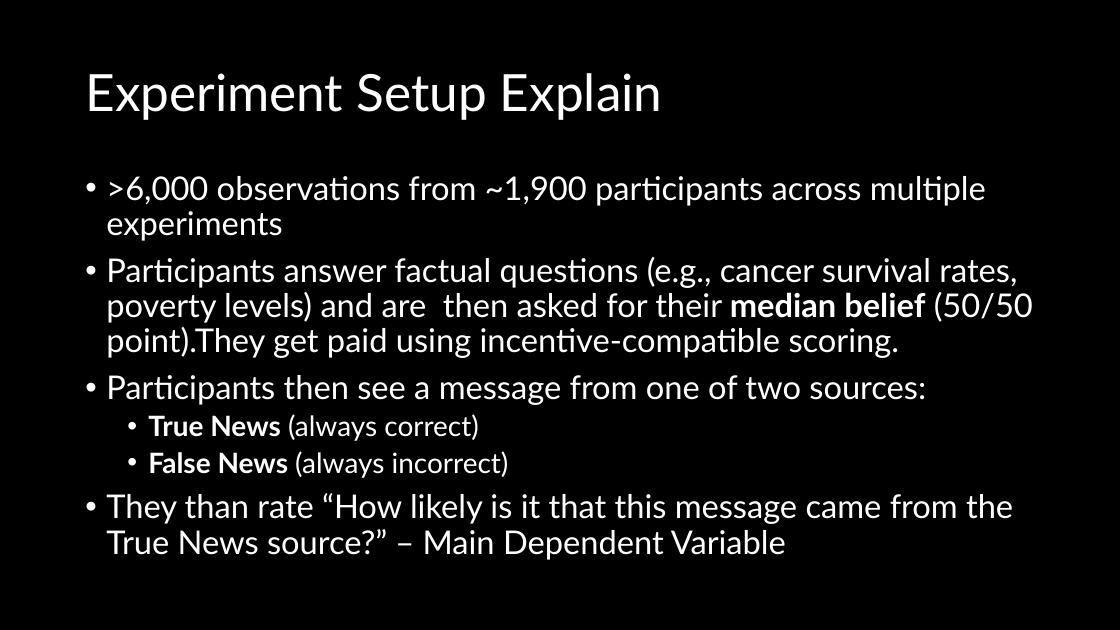
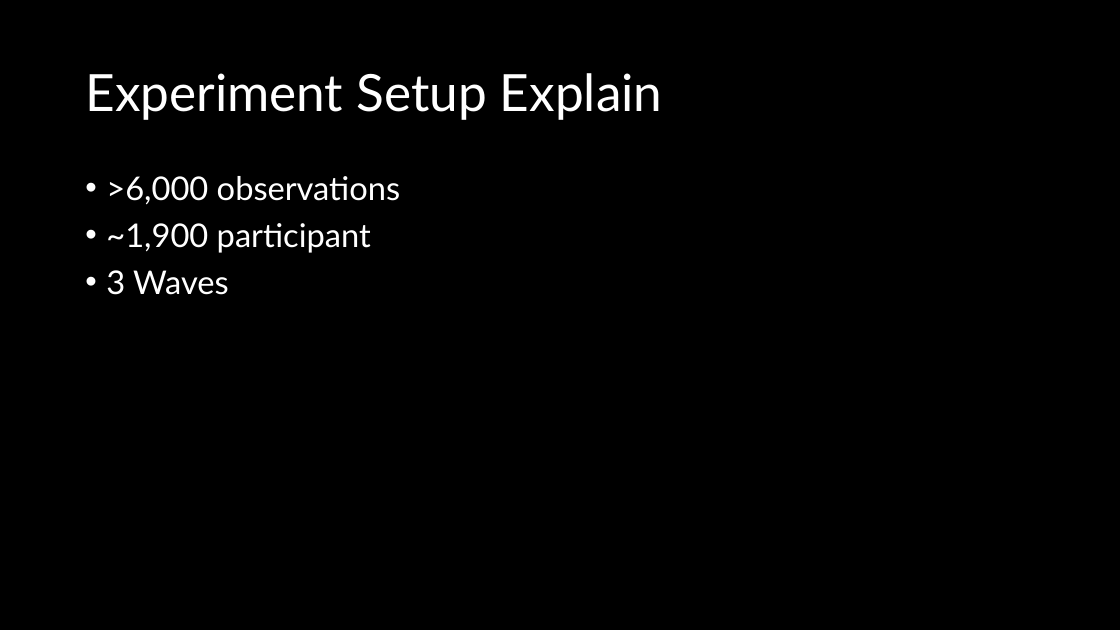
Before and after one commit to Nomandes/social_science_replication_good_news, a slide deck: slide 6 of replication_presentation.pptx (slide 4 before the commit). Drawn at 1120x630 pixels with LibreOffice and Linux fonts; fonts in the diff are those of the drawing. Boxes give left, top, right and bottom in pixels: in the first picture for what was removed or moved away, otherwise in the second. Text is boxed around its words. In the diff, an @@ line names an element or a change of style, - is before the commit and + after.

Commit message:
changed presentation

```diff
--- a/replication_presentation.pptx
+++ b/replication_presentation.pptx
@@ text at (106,176,400,295): text changed @@
-• >6,000 observations from ~1,900 participants across multiple experiments
-• Participants answer factual questions (e.g., cancer survival rates, poverty levels) and are then asked for their median belief (50/50 point).They get paid using incentive-compatible scoring.
-• Participants then see a message from one of two sources:
-  • True News (always correct)
-  • False News (always incorrect)
-• They than rate “How likely is it that this message came from the True News source?” – Main Dependent Variable
+• >6,000 observations
+• ~1,900 participant
+• 3 Waves
```
Also in this commit, not shown: 7 other slides changed, 1 slide removed.
